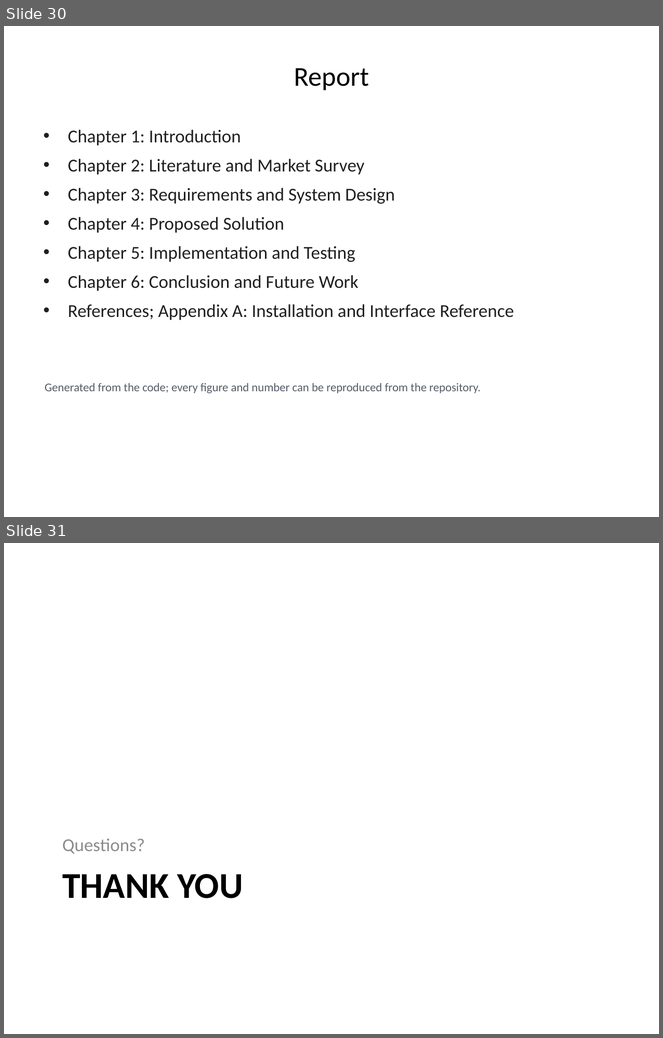
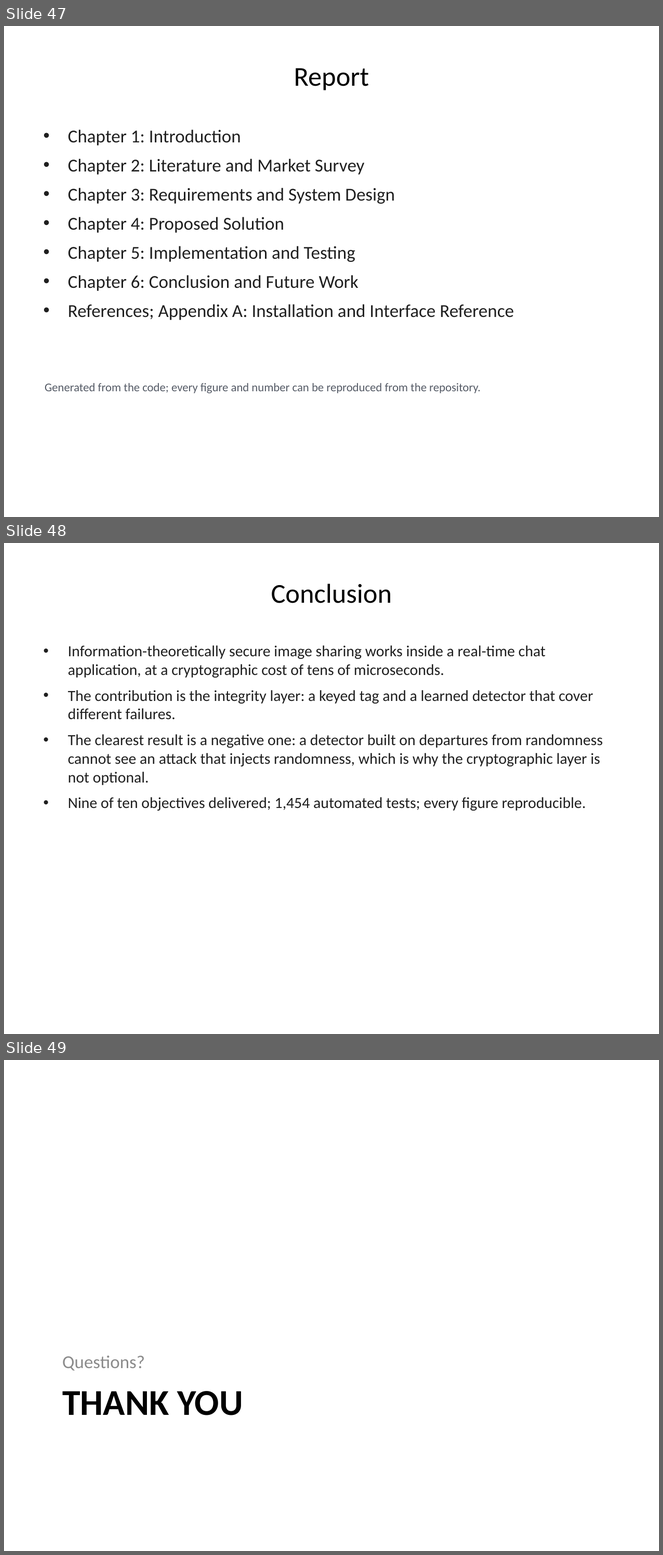
Before and after one commit to 1337PAIN/Reveal-X-chat, a slide deck: Reveal-X_FYP_Presentation.pptx. Shown one above the other, each under a label of ours: slides 30 and 31 before the commit, slides 47, 48 and 49 after it. The pictures are 663x1038 and 663x1555 pixels, drawn with LibreOffice and Linux fonts; fonts in the diff are those of the drawing; background and template pictures are left out. Boxes give left, top, right and bottom in pixels: in the first picture for what was removed or moved away, otherwise in the second. Text is boxed around its words. In the diff, an @@ line names an element or a change of style, - is before the commit and + after.

Commit message:
Extend the FYP presentation to 49 slides
Adds the report's comparison tables, layered architecture, STRIDE and
threat resistance model, the detector's features and datasets, the test
suite by area and test case TC-01, storage cost, the two integrity
layers, the classifier comparison, server/browser parity, Objective 9,
critical review, future recommendations, a reconstruction screenshot
and a conclusion.

```diff
--- a/Reveal-X_FYP_Presentation.pptx
+++ b/Reveal-X_FYP_Presentation.pptx
@@ slide 48 added at bbox=[4, 543, 659, 1034], background picture (left out) @@
@@ title added at bbox=[271, 584, 392, 603], 30 pt, text #000000 @@
+Conclusion
@@ text added at bbox=[68, 645, 603, 811], 17 pt, text #1F1F1F @@
+• Information-theoretically secure image sharing works inside a real-time chat application, at a cryptographic cost of tens of microseconds.
+• The contribution is the integrity layer: a keyed tag and a learned detector that cover different failures.
+• The clearest result is a negative one: a detector built on departures from randomness cannot see an attack that injects randomness, which is why the cryptographic layer is not optional.
+• Nine of ten objectives delivered; 1,454 automated tests; every figure reproducible.
@@ what was slide 30 is now slide 47 @@
@@ what was slide 31 is now slide 49 @@
```
Also in this commit, not shown: 17 other slides added, 1 other file.
